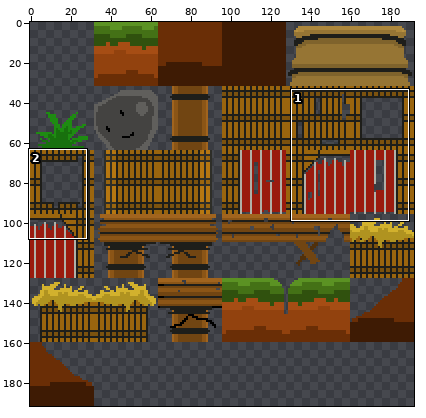
Two versions of one sprite sheet, assets/images/tileset.png. Above: a wide view before the commit, with the close-up outlined.
Close-up. Earlier state:
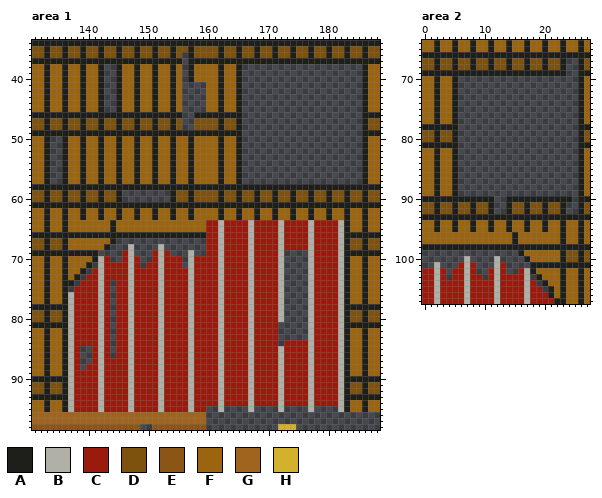
The file is 192x192 pixels. Colours within 5 levels of each other are drawn and written as one. Shown: area 1: x 131..188, y 34..98; area 2: x 0..27, y 64..107. The commit also changed other parts of the picture, which this record leaves out.
Palette (. is transparent): A #1e1e1a  B #b0b0a7  C #9a1b0e  D #7c520e  E #8b5516  F #9a650e  G #a1641e  H #d2b12d
Pixels before, area 1 (only the part around the change), first column x 131:
34 AAAAAAAAAAAAAAAAAAAAAAAAAAAAAAAAAAAAAAAAAAAAAAAAAAAAAAAAAA
35 DDADDADDADDADDADDADDADDADDADDDDADDADDADDADDADDADDADDADDADD
36 DDADDADDADDADDADDADDADDAD.ADDDDADDADDADDADDADDADDADDADDADD
37 AAAAAAAAAAAAAAAAAAAAAAAAA.AAAAAAAAAAAAAAAAAAAAAAAAAAAAAAAA
38 FFAFFAFFAFFA..AFFAFFAFFAF.AFFFFAFFA....................AFF
39 FFAFFAFFAFFA..AFFAFFAFFAF.AFFFFAFFA....................AFF
40 FFAFFAFFAFFA..AFFAFFAFFAF.AFFFFAFFA....................AFF
41 FFAFFAFFAFFA..AFFAFFAFFAF....FFAFFA....................AFF
42 FFAFFAFFAFFA..AFFAFFAFFAF....FFAFFA....................AFF
43 FFAFFAFFAFFA..AFFAFFAFFAF....FFAFFA....................AFF
44 FFAFFAFFAFFA..AFFAFFAFFAF....FFAFFA....................AFF
45 FFAFFAFFAFFA..AFFAFFAFFAF....FFAFFA....................AFF
46 AAAAAAAAAAAAAAAAAAAAAAAAA..AAAAAAAA....................AAA
47 DDADDADDADDADDADDADDADDAD..DDDDADDA....................ADD
48 DDADDADDADDADDADDADDADDAD..DDDDADDA....................ADD
49 AAAAAAAAAAAAAAAAAAAAAAAAAAAAAAAAAAA....................AAA
50 FFA..AFFAFFAFFAFFAFFAFFAFFAFFFFAFFA....................AFF
51 FFA..AFFAFFAFFAFFAFFAFFAFFAFFFFAFFA....................AFF
52 FFA..AFFAFFAFFAFFAFFAFFAFFAFFFFAFFA....................AFF
53 FFA..AFFAFFAFFAFFAFFAFFAFFAFFFFAFFA....................AFF
54 FFA..AFFAFFAFFAFFAFFAFFAFFAFFFFAFFA....................AFF
55 FFA..AFFAFFAFFAFFAFFAFFAFFAFFFFAFFA....................AFF
56 FFA..AFFAFFAFFAFFAFFAFFAFFAFFFFAFFA....................AFF
57 FFA..AFFAFFAFFAFFAFFAFFAFFAFFFFAFFA....................AFF
58 AAAAAAAAAAAAAAAAAAAAAAAAAAAAAAAAAAAAAAAAAAAAAAAAAAAAAAAAAA
59 DDADDADDADDADDA........ADDADDDDADDADDADDADDADDADDADDADDADD
60 DDADDADDADDADDA........ADDADDDDADDADDADDADDADDADDADDADDADD
61 AAAAAAAAAAAAAAAAAAAAAAAAAAAAAAAAAAAAAAAAAAAAAAAAAAAAAAAAAA
62 FFAFFAFFAFFAFFAFFAFFAFFAFFAFFFFAFFAFFAFFAFFAFFAFFAFFAFFAFF
63 FFAFFAFFAFFAFFAFFAFFAFFAFFAFFFFAFFAFFAFFAFFAFFAFFAFFAFFAFF
64 FFAFFAFFFFFFFAFFFFFFFFFFFFFFFCCBCCCCBCCCCBCCCCBCCCCBAFFAFF
65 FFAFFAFFFFFFFAFFFFFFFFFFFFFFFCCBCCCCBCCCCBCCCCBCCCCBAFFAFF
66 AAAAAAAAAAAAAAAAAAAAAAAAAAAAACCBCCCCBCCCCBCCCCBCCCCBAAAAAA
67 DDADDAFFFFFFFA...............CCBCCCCBCCCCBCCCCBCCCCBADDADD
68 DDADDAFFFFFFA...B....B.......CCBCCCCBCCCCBCCCCBCCCCBADDADD
69 AAAAAAAAAAA....CB...CBC...B..CCBCCCCBCCCCB....BCCCCBAAAAAA
70 FFAFFAFFFFABC..CBC..CBCCC.BCCCCBCCCCBCCCCB....BCCCCBAFFAFF
71 FFAFFAFFFA.BCCCCBC.CCBCCC.BCCCCBCCCCBCCCCB....BCCCCBAFFAFF
72 FFAFFAFFA.CBCCCCBCCCCBCCCCBCCCCBCCCCBCCCCB....BCCCCBAFFAFF
73 FFAFFAFA.CCBCCCCBCCCCBCCCCBCCCCBCCCCBCCCCB....BCCCCBAFFAFF
74 FFAFFAA.CCCBC.CCBCCCCBCCCCBCCCCBCCCCBCCCCB....BCCCCBAFFAFF
75 FFAFFA.CCCCBC.CCBCCCCBCCCCBCCCCBCCCCBCCCCB....BCCCCBAFFAFF
76 FFAFFABCCCCBC.CCBCCCCBCCCCBCCCCBCCCCBCCCCB....BCCCCBAFFAFF
77 FFAFFABCCCCBC.CCBCCCCBCCCCBCCCCBCCCCBCCCCB....BCCCCBAFFAFF
78 AAAAAABCCCCBC.CCBCCCCBCCCCBCCCCBCCCCBCCCCB....BCCCCBAAAAAA
79 DDADDABCCCCBC.CCBCCCCBCCCCBCCCCBCCCCBCCCCB....BCCCCBADDADD
80 DDADDABCCCCBC.CCBCCCCBCCCCBCCCCBCCCCBCCCCB....BCCCCBADDADD
81 AAAAAABCCCCBC.CCBCCCCBCCCCBCCCCBCCCCBCCCC.....BCCCCBAAAAAA
82 FFAFFABCCCCBC.CCBCCCCBCCCCBCCCCBCCCCBCCCC.....BCCCCBAFFAFF
83 FFAFFABCCCCBC.CCBCCCCBCCCCBCCCCBCCCCBCCCC.....BCCCCBAFFAFF
84 FFAFFABCCCCBC.CCBCCCCBCCCCBCCCCBCCCCBCCCC.CCCCBCCCCBAFFAFF
85 FFAFFABC..CBC.CCBCCCCBCCCCBCCCCBCCCCBCCCCBCCCCBCCCCBAFFAFF
86 FFAFFABC..CBC.CCBCCCCBCCCCBCCCCBCCCCBCCCCBCCCCBCCCCBAFFAFF
87 FFAFFABC..CBCCCCBCCCCBCCCCBCCCCBCCCCBCCCCBCCCCBCCCCBAFFAFF
88 FFAFFABC.CCBCCCCBCCCCBCCCCBCCCCBCCCCBCCCCBCCCCBCCCCBAFFAFF
89 FFAFFABCCCCBCCCCBCCCCBCCCCBCCCCBCCCCBCCCCBCCCCBCCCCBAFFAFF
90 AAAAAABCCCCBCCCCBCCCCBCCCCBCCCCBCCCCBCCCCBCCCCBCCCCBAAAAAA
91 DDADDABCCCCBCCCCBCCCCBCCCCBCCCCBCCCCBCCCCBCCCCBCCCCBADDADD
92 DDADDABCCCCBCCCCBCCCCBCCCCBCCCCBCCCCBCCCCBCCCCBCCCCBADDADD
93 AAAAAABCCCCBCCCCBCCCCBCCCCBCCCCBCCCCBCCCCBCCCCBCCCCBAAAAAA
94 FFAFFABCCCCBCCCCBCCCCBCCCCBCCCCBCCCCBCCCCBCCCCBCCCCBAFFAFF
95 FFAFFABCCCCBCCCCBCCCCBCCCCBCC..B....B....B....B....BAFFAFF
96 GGGGGGGGGGGGGGGGGGGGGGGGGGGGG.............................
97 GGGGGGGGGGGGGGGGGGGGGGGGGGGGG.............................
98 EEEEEEEEEEEEEEEEEE..EEEEEEEEE............HHH..............
Pixels before, area 2, first column x 0:
 64 FFAFFAFFAFFAFFAFFAFFAFFAFFAF
 65 FFAFFAFFAFFAFFAFFAFFAFFAFFAF
 66 AAAAAAAAAAAAAAAAAAAAAAAAAAAA
 67 DDADDADDADDADDADDADDADDA..AD
 68 DDADDADDADDADDADDADDADDA..AD
 69 AAAAAAAAAAAAAAAAAAAAAAAA..AA
 70 FFAFFA....................AF
 71 FFAFFA....................AF
 72 FFAFFA....................AF
 73 FFAFFA....................AF
 74 FFAFFA....................AF
 75 FFAFFA....................AF
 76 FFAFFA....................AF
 77 FFAFFA....................AF
 78 AAAAAA....................AA
 79 DDADDA....................AD
 80 DDADDA....................AD
 81 AAAAAA....................AA
 82 FFAFFA....................AF
 83 FFAFFA....................AF
 84 FFAFFA....................AF
 85 FFAFFA....................AF
 86 FFAFFA....................AF
 87 FFAFFA....................AF
 88 FFAFFA....................AF
 89 FFAFFA....................AF
 90 AAAAAAAAAAAA..AAAAAAAAAAA.AA
 91 DDADDADDADDA..ADDADDADDA..AD
 92 DDADDADDADDA..ADDADDADDA..AD
 93 AAAAAAAAAAAAAAAAAAAAAAAAAAAA
 94 FFAFFAFFAFFAFFAFFAFFAFFAFFAF
 95 FFAFFAFFAFFAFFAFFAFFAFFAFFAF
 96 FFFFFFFFFFFFFFFAFFFFFFFAFFAF
 97 FFFFFFFFFFFFFFFAFFFFFFFAFFAF
 98 AAAAAAAAAAAAAAAAAAAAAAAAAAAA
 99 ................AFFFFFFADDAD
100 .......B....B....AFFFFFADDAD
101 ..B...CBC...BC....AAAAAAAAAA
102 CCBC.CCBC..CBC..CBAFFFFAFFAF
103 CCBC.CCBCC.CBCCCCB.AFFFAFFAF
104 CCBCCCCBCCCCBCCCCBC.AFFAFFAF
105 CCBCCCCBCCCCBCCCCBCC.AFAFFAF
106 CCBCCCCBCCCCBCCCCBCCCAFAFFAF
107 CCBCCCCBCCCCBCCCCBCCCCAAFFAF
And afterwards:
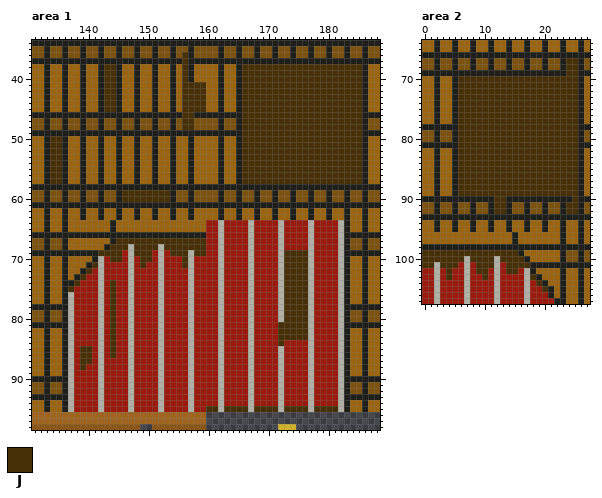
Colours new in this view: J #472f07
Diff:
Changed rows in their new state; - is an unchanged pixel.
Area 1:
first column x 134:
36 ----------------------J-----------------------------
37 ----------------------J-----------------------------
38 ---------JJ-----------J---------JJJJJJJJJJJJJJJJJJJJ
39 ---------JJ-----------J---------JJJJJJJJJJJJJJJJJJJJ
40 ---------JJ-----------J---------JJJJJJJJJJJJJJJJJJJJ
41 ---------JJ-----------JJJJ------JJJJJJJJJJJJJJJJJJJJ
42 ---------JJ-----------JJJJ------JJJJJJJJJJJJJJJJJJJJ
43 ---------JJ-----------JJJJ------JJJJJJJJJJJJJJJJJJJJ
44 ---------JJ-----------JJJJ------JJJJJJJJJJJJJJJJJJJJ
45 ---------JJ-----------JJJJ------JJJJJJJJJJJJJJJJJJJJ
46 ----------------------JJ--------JJJJJJJJJJJJJJJJJJJJ
47 ----------------------JJ--------JJJJJJJJJJJJJJJJJJJJ
48 ----------------------JJ--------JJJJJJJJJJJJJJJJJJJJ
49 --------------------------------JJJJJJJJJJJJJJJJJJJJ
50 JJ------------------------------JJJJJJJJJJJJJJJJJJJJ
51 JJ------------------------------JJJJJJJJJJJJJJJJJJJJ
52 JJ------------------------------JJJJJJJJJJJJJJJJJJJJ
53 JJ------------------------------JJJJJJJJJJJJJJJJJJJJ
54 JJ------------------------------JJJJJJJJJJJJJJJJJJJJ
55 JJ------------------------------JJJJJJJJJJJJJJJJJJJJ
56 JJ------------------------------JJJJJJJJJJJJJJJJJJJJ
57 JJ------------------------------JJJJJJJJJJJJJJJJJJJJ
59 ------------JJJJJJJJ--------------------------------
60 ------------JJJJJJJJ--------------------------------
first column x 137:
67 --------JJJJJJJJJJJJJJJ-----------------
68 -------JJJ-JJJJ-JJJJJJJ-----------------
69 -----JJJJ--JJJ---JJJ-JJ-------------JJJJ
70 -------JJ---JJ-----J----------------JJJJ
71 ----J-------J------J----------------JJJJ
72 ---J--------------------------------JJJJ
73 --J---------------------------------JJJJ
74 -J-----J----------------------------JJJJ
75 J------J----------------------------JJJJ
76 -------J----------------------------JJJJ
77 -------J----------------------------JJJJ
78 -------J----------------------------JJJJ
79 -------J----------------------------JJJJ
80 -------J----------------------------JJJJ
81 -------J---------------------------JJJJJ
82 -------J---------------------------JJJJJ
83 -------J---------------------------JJJJJ
84 -------J---------------------------J----
85 --JJ---J--------------------------------
86 --JJ---J--------------------------------
87 --JJ------------------------------------
88 --J-------------------------------------
first column x 160:
95 JJ-JJJJ-JJJJ-JJJJ-JJJJ
Area 2:
first column x 6:
 67 ------------------JJ
 68 ------------------JJ
 69 ------------------JJ
 70 JJJJJJJJJJJJJJJJJJJJ
 71 JJJJJJJJJJJJJJJJJJJJ
 72 JJJJJJJJJJJJJJJJJJJJ
 73 JJJJJJJJJJJJJJJJJJJJ
 74 JJJJJJJJJJJJJJJJJJJJ
 75 JJJJJJJJJJJJJJJJJJJJ
 76 JJJJJJJJJJJJJJJJJJJJ
 77 JJJJJJJJJJJJJJJJJJJJ
 78 JJJJJJJJJJJJJJJJJJJJ
 79 JJJJJJJJJJJJJJJJJJJJ
 80 JJJJJJJJJJJJJJJJJJJJ
 81 JJJJJJJJJJJJJJJJJJJJ
 82 JJJJJJJJJJJJJJJJJJJJ
 83 JJJJJJJJJJJJJJJJJJJJ
 84 JJJJJJJJJJJJJJJJJJJJ
 85 JJJJJJJJJJJJJJJJJJJJ
 86 JJJJJJJJJJJJJJJJJJJJ
 87 JJJJJJJJJJJJJJJJJJJJ
 88 JJJJJJJJJJJJJJJJJJJJ
 89 JJJJJJJJJJJJJJJJJJJJ
 90 ------JJ-----------J
 91 ------JJ----------JJ
 92 ------JJ----------JJ
first column x 0:
 99 JJJJJJJJJJJJJJJJ-----
100 JJJJJJJ-JJJJ-JJJJ----
101 JJ-JJJ---JJJ--JJJJ---
102 ----J----JJ---JJ-----
103 ----J-----J-------J--
104 -------------------J-
105 --------------------J
